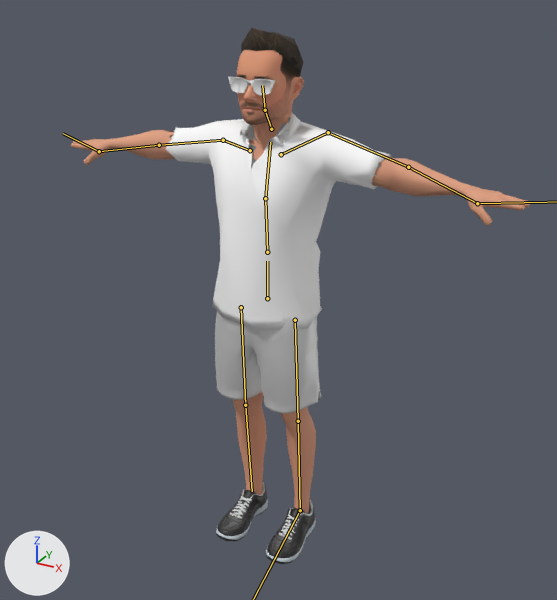
The FBX model Assets/GameJam/Characters/Squoof/Squoof_Game.fbx, before and after one commit.
Both versions are drawn from a 50 mm camera at (1.079, -1.876, 1.843) aimed at (0.116, -0.126, 0.967). Every picture has the same lights, and +X, +Y and +Z are marked at lower left. The first picture is the older version. The bones that change, and the others that lie on the model, are drawn over the model as lines.

The first picture shows 'Squoof'.
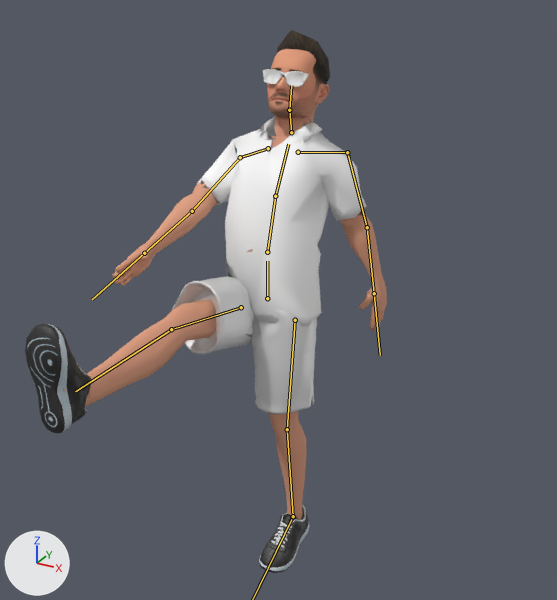
The newer file adds an action. The first version stands in its rest pose; the second is drawn at frame 24 of the action 'Armature|Armature|Armature|Armature|Armature|Kick'.

Location of each change, (x1, y1, x2, y2) in pixels of the pictures (557 x 600 px):
'Squoof', posed (21% narrower): before (71, 28, 530, 564); after (25, 30, 387, 573)
bone 'Spine', root to tip: before (267, 252) to (265, 198); after (267, 252) to (275, 196)
bone 'Head', root to tip: before (265, 110) to (262, 85); after (289, 110) to (291, 85)
bone 'Shoulder.L', root to tip: before (281, 154) to (328, 132); after (298, 152) to (347, 152)
bone 'UpperArm.L', root to tip: before (328, 132) to (408, 167); after (347, 152) to (367, 227)
bone 'LowerArm.L', root to tip: before (408, 167) to (477, 203); after (367, 227) to (374, 293)
bone 'Shoulder.R', root to tip: before (250, 150) to (223, 140); after (268, 148) to (240, 157)
bone 'UpperArm.R', root to tip: before (223, 140) to (159, 145); after (240, 157) to (192, 211)
bone 'LowerArm.R', root to tip: before (159, 145) to (99, 151); after (192, 211) to (144, 253)
bone 'Hand.R', root to tip: before (99, 151) to (63, 133); after (144, 253) to (92, 299)
bone 'UpperLeg.L', root to tip: before (295, 320) to (298, 421); after (295, 320) to (287, 429)
bone 'LowerLeg.L', root to tip: before (298, 421) to (300, 510); after (287, 429) to (293, 516)
bone 'UpperLeg.R', root to tip: before (241, 307) to (245, 405); after (241, 307) to (171, 329)
bone 'LowerLeg.R', root to tip: before (245, 405) to (252, 491); after (171, 329) to (75, 391)

The edits, one by one:
Bone 'Spine' (bone_spine) turns from (0, 0, 0) to (-20, 0, 0) degrees about its own x, y and z.
Bone 'Head' (bone_head) turns from (0, 0, 0) to (0, 4, -1) degrees about its own x, y and z.
Bone 'Shoulder.L' (bone_shoulder_l) turns from (0, 0, 0) to (0, 7, -18) degrees about its own x, y and z.
Bone 'UpperArm.L' (bone_upperarm_l) turns from (0, 0, 0) to (-34, 7, -47) degrees about its own x, y and z.
Bone 'LowerArm.L' (bone_lowerarm_l) turns from (0, 0, 0) to (-2, 0, -3) degrees about its own x, y and z.
Bone 'Hand.L' (bone_hand_l) turns from (0, 0, 0) to (23, 5, -22) degrees about its own x, y and z.
Bone 'Shoulder.R' (bone_shoulder_r) turns from (0, 0, 0) to (0, -7, 20) degrees about its own x, y and z.
Bone 'UpperArm.R' (bone_upperarm_r) turns from (0, 0, 0) to (37, 6, 50) degrees about its own x, y and z.
Bone 'LowerArm.R' (bone_lowerarm_r) turns from (0, 0, 0) to (-2, 0, 3) degrees about its own x, y and z.
Bone 'Hand.R' (bone_hand_r) turns from (0, 0, 0) to (28, -4, 16) degrees about its own x, y and z.
Bone 'UpperLeg.L' (bone_upperleg_l) turns from (0, 0, 0) to (10, 0, -1) degrees about its own x, y and z.
Bone 'LowerLeg.L' (bone_lowerleg_l) turns from (0, 0, 0) to (-13, 0, 1) degrees about its own x, y and z.
Bone 'Foot.L' (bone_foot_l) turns from (0, 0, 0) to (-2, 0, 0) degrees about its own x, y and z.
Bone 'UpperLeg.R' (bone_upperleg_r) turns from (0, 0, 0) to (106, 0, 1) degrees about its own x, y and z.
Bone 'LowerLeg.R' (bone_lowerleg_r) turns from (0, 0, 0) to (-11, 0, -1) degrees about its own x, y and z.
